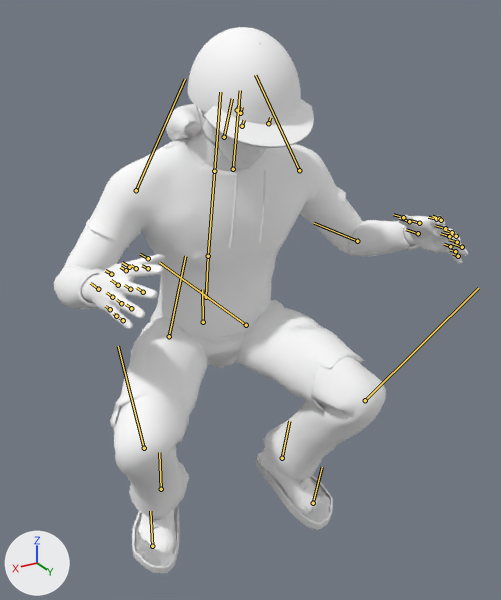
One commit to the glTF model assets/models/rider.glb: the scene before it, then after it.
Rendered twice from a camera (50 mm lens) standing at (0.787, 1.548, 1.676) and looking at (0.02, 0.27, 1.037). The axes (+X, +Y, +Z) are drawn at lower left. The lights are the same throughout. The picture after the commit comes second. Both versions are drawn at frame 13 of the action 'whip'; the numbers are the values there. The bones that change, and the others that lie on the model, are drawn over the model as lines.

The first picture shows 'arms_skin', 'body', 'helmet_1', 'helmet_2', 'legs_skin', 'pants_0', 'pants_1', 'shoes_0', 'shoes_1', 'top_0', 'top_1', 'top_2'.
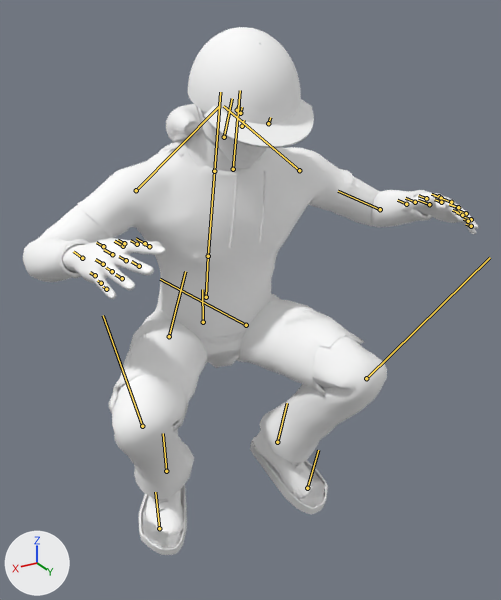
Where the change shows, as pixel boxes [x1, y1, x2, y2] in the pictures (501 x 600 px):
'top_1', posed (12% wider): before [54, 104, 420, 368]; after [23, 104, 432, 368]
'pants_0', posed: before [114, 300, 386, 517]; after [112, 294, 387, 499]
'body', posed: before [90, 110, 468, 329]; after [75, 110, 479, 299]
'shoes_1', posed: before [132, 448, 333, 573]; after [139, 431, 328, 555]
'pants_1', posed: before [110, 307, 365, 446]; after [108, 299, 364, 431]
'shoes_0', posed (6% narrower): before [132, 450, 331, 572]; after [139, 432, 326, 555]
'top_0', posed: before [86, 139, 346, 368]; after [77, 169, 353, 368]
'arms_skin', posed (mostly hidden): before [81, 221, 419, 304]; after [62, 191, 430, 273]
'top_2', posed (mostly hidden): before [163, 142, 199, 236]; after [158, 143, 197, 237]
bone 'upperarm_l', root to tip: before (299, 170) to (255, 75); after (299, 170) to (223, 106)
bone 'upperarm_r', root to tip: before (136, 190) to (185, 79); after (136, 190) to (219, 106)
bone 'thigh_l', root to tip: before (246, 325) to (159, 262); after (246, 325) to (160, 279)
bone 'shin_l', root to tip: before (365, 400) to (478, 288); after (366, 378) to (490, 257)
bone 'thigh_r', root to tip: before (169, 336) to (185, 256); after (169, 336) to (185, 271)
bone 'shin_r', root to tip: before (144, 448) to (118, 346); after (142, 426) to (103, 315)

The change, as a diff of the scene's bpy script:
```diff
--- a/assets/models/rider.glb.py
+++ b/assets/models/rider.glb.py
@@ bone_upperarm_l @@
 bone_upperarm_l = bpy.data.objects['Armature'].pose.bones['upperarm_l']  # child of 'clavicle_l'
-bone_upperarm_l.rotation_quaternion = (0.965, 0.101, 0.025, -0.241)  # degrees (11, 6, -27)
+bone_upperarm_l.rotation_quaternion = (0.901, 0.095, 0.044, -0.42)  # degrees (8, 9, -49)
@@ bone_upperarm_r @@
 bone_upperarm_r = bpy.data.objects['Armature'].pose.bones['upperarm_r']  # child of 'clavicle_r'
-bone_upperarm_r.rotation_quaternion = (0.965, 0.101, -0.025, 0.241)  # degrees (11, -6, 27)
+bone_upperarm_r.rotation_quaternion = (0.901, 0.095, -0.044, 0.42)  # degrees (8, -9, 49)
@@ bone_thigh_l @@
 bone_thigh_l = bpy.data.objects['Armature'].pose.bones['thigh_l']  # child of 'pelvis'
-bone_thigh_l.rotation_quaternion = (0.721, 0.671, 0.118, -0.127)  # degrees (86, 20, -1)
+bone_thigh_l.rotation_quaternion = (0.672, 0.72, 0.127, -0.119)  # degrees (94, 20, 1)
@@ bone_shin_l @@
 bone_shin_l = bpy.data.objects['Armature'].pose.bones['shin_l']  # child of 'thigh_l'
-bone_shin_l.rotation_quaternion = (0.517, -0.856, 0.0, 0.0)  # degrees (-118, 0, 0)
+bone_shin_l.rotation_quaternion = (0.456, -0.89, 0.0, 0.0)  # degrees (-126, 0, 0)
@@ bone_thigh_r @@
 bone_thigh_r = bpy.data.objects['Armature'].pose.bones['thigh_r']  # child of 'pelvis'
-bone_thigh_r.rotation_quaternion = (0.729, 0.656, -0.115, 0.127)  # degrees (84, -20, 2)
+bone_thigh_r.rotation_quaternion = (0.682, 0.703, -0.124, 0.119)  # degrees (92, -20, -1)
@@ bone_shin_r @@
 bone_shin_r = bpy.data.objects['Armature'].pose.bones['shin_r']  # child of 'thigh_r'
-bone_shin_r.rotation_quaternion = (0.53, -0.837, 0.0, 0.0)  # degrees (-115, 0, 0)
+bone_shin_r.rotation_quaternion = (0.471, -0.87, 0.0, 0.0)  # degrees (-123, 0, 0)
```
